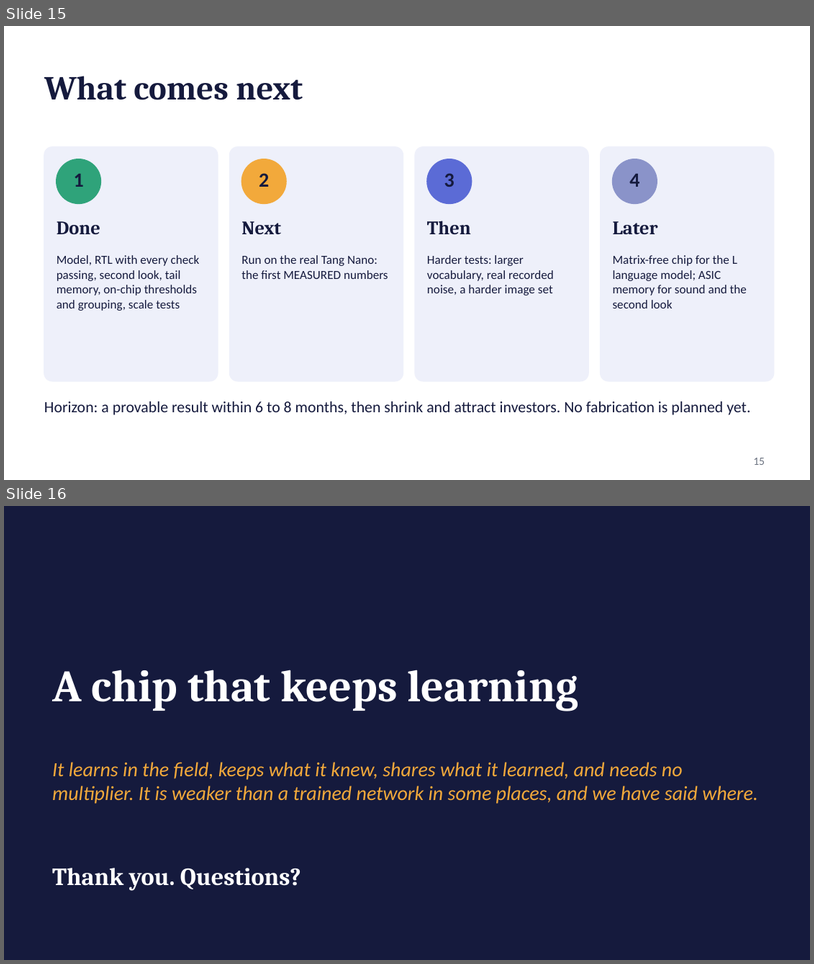
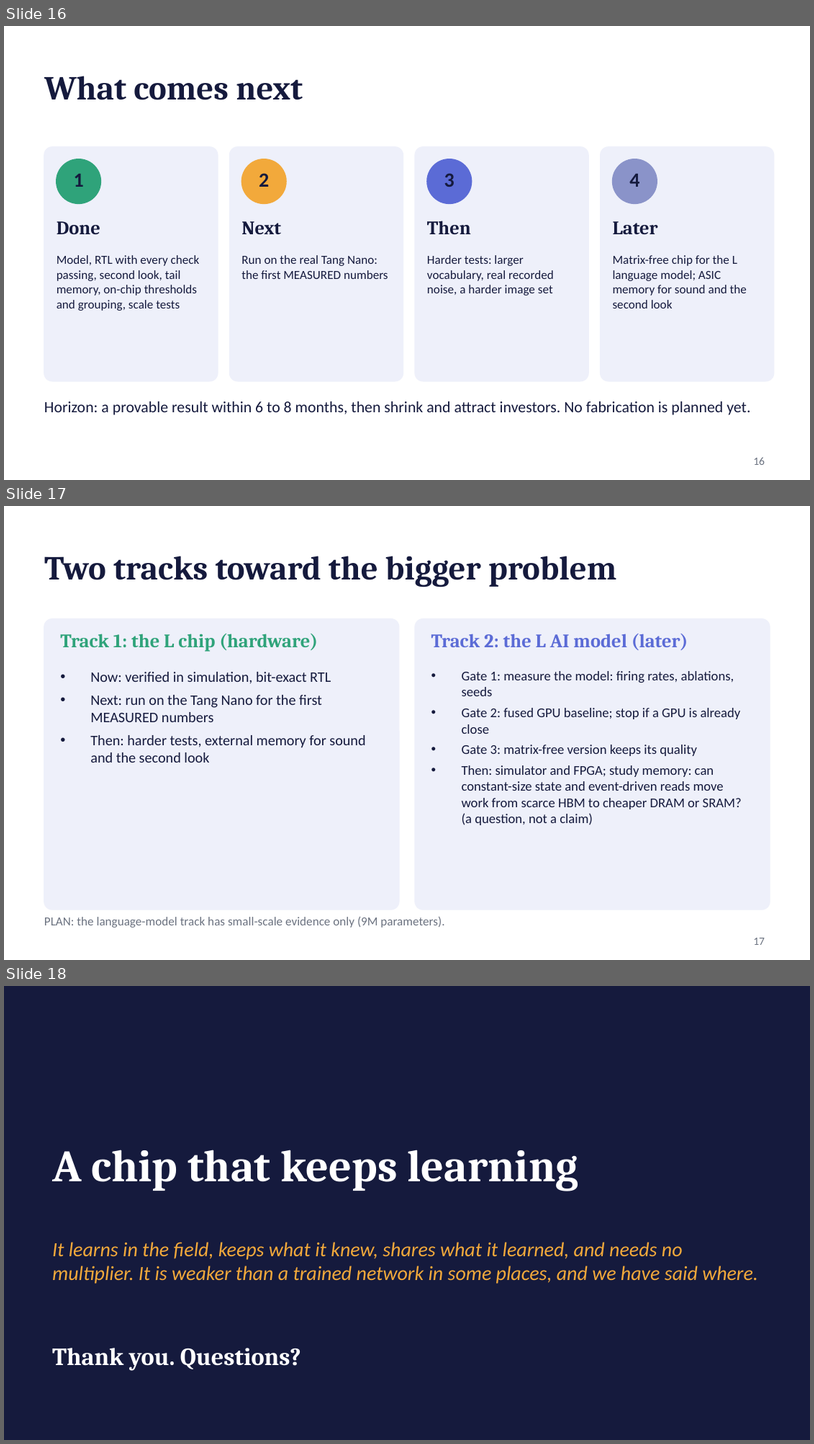
Before and after one commit to kurosaki11op-art/gpu2.0, a slide deck: docs/L_pitch_draft.pptx. Shown one above the other, each under a label of ours: slides 15 and 16 before the commit, slides 16, 17 and 18 after it. The pictures are 814x964 and 814x1444 pixels, drawn with LibreOffice and Linux fonts; fonts in the diff are those of the drawing. Boxes give left, top, right and bottom in pixels: in the first picture for what was removed or moved away, otherwise in the second. Text is boxed around its words. In the diff, an @@ line names an element or a change of style, - is before the commit and + after.

```diff
--- a/docs/L_pitch_draft.pptx
+++ b/docs/L_pitch_draft.pptx
@@ slide 17 added at (x1=4, y1=506, x2=810, y2=960), background #FFFFFF @@
@@ title added at (x1=44, y1=556, x2=617, y2=587), 30 pt, text #151A3D, bold @@
+Two tracks toward the bigger problem
@@ rounded rectangle added at (x1=44, y1=619, x2=399, y2=909), fill #EEF0FA, outline #EEF0FA 1 pt @@
@@ text added at (x1=60, y1=633, x2=318, y2=651), 17 pt, text #2FA37A, bold @@
+Track 1: the L chip (hardware)
@@ rounded rectangle added at (x1=415, y1=619, x2=770, y2=909), fill #EEF0FA, outline #EEF0FA 1 pt @@
@@ text added at (x1=432, y1=633, x2=689, y2=650), 17 pt, text #5B6BD6, bold @@
+Track 2: the L AI model (later)
@@ text added at (x1=90, y1=672, x2=365, y2=762), 13 pt, text #151A3D @@
+• Now: verified in simulation, bit-exact RTL
+• Next: run on the Tang Nano for the first MEASURED numbers
+• Then: harder tests, external memory for sound and the second look
@@ text added at (x1=462, y1=671, x2=742, y2=825), 12 pt, text #151A3D @@
+• Gate 1: measure the model: firing rates, ablations, seeds
+• Gate 2: fused GPU baseline; stop if a GPU is already close
+• Gate 3: matrix-free version keeps its quality
+• Then: simulator and FPGA; study memory: can constant-size state and event-driven reads move work from scarce HBM to cheaper DRAM or SRAM? (a question, not a claim)
@@ text added at (x1=44, y1=916, x2=445, y2=927), 11 pt, text #6B7280 @@
+PLAN: the language-model track has small-scale evidence only (9M parameters).
@@ page number added at (x1=754, y1=937, x2=765, y2=944), 10 pt, text #6B7280 @@
+17
@@ what was slide 15 is now slide 16 @@
@@ page number at (x1=754, y1=457, x2=765, y2=464): text changed @@
-15
+16
@@ what was slide 16 is now slide 18 @@
```
Also in this commit, not shown: 2 slides changed, 1 other slide added, 2 other files.
